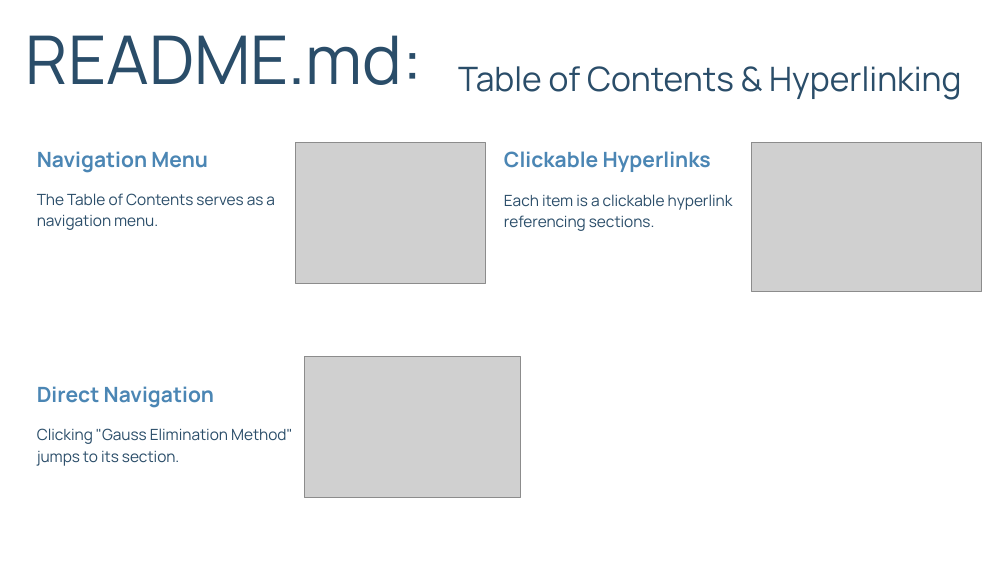
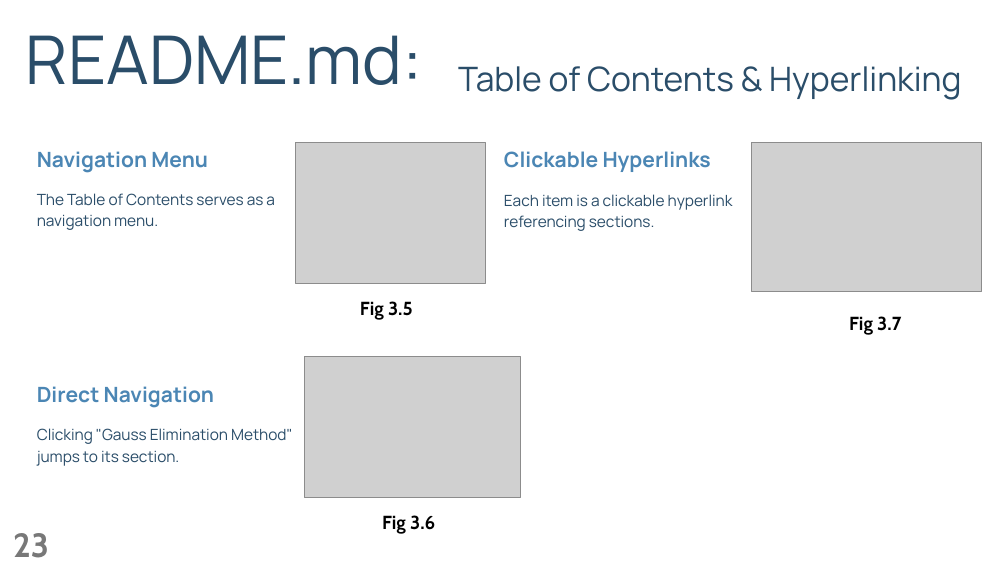
Before and after one commit to Sakib-008/Numerical-Lab-Project, a slide deck: slide 23 of Numerical Presentation (Final).pptx. Drawn at 1008x567 pixels with LibreOffice and Linux fonts; fonts in the diff are those of the drawing; grey boxes stand for pictures. Boxes give left, top, right and bottom in pixels: in the first picture for what was removed or moved away, otherwise in the second. Text is boxed around its words. In the diff, an @@ line names an element or a change of style, - is before the commit and + after.

```diff
--- a/Numerical Presentation (Final).pptx
+++ b/Numerical Presentation (Final).pptx
@@ text added at bbox=[360, 301, 413, 320], 18 pt, text #000000, bold @@
+Fig 3.5
@@ text added at bbox=[849, 316, 901, 335], 18 pt, text #000000, bold @@
+Fig 3.7
@@ page number added at bbox=[13, 533, 49, 558], 32 pt, text #797979, bold @@
+23
@@ text added at bbox=[382, 515, 435, 534], 18 pt, text #000000, bold @@
+Fig 3.6
```
Also in this commit, not shown: 20 other slides changed, 5 slides added, 4 slides removed.
